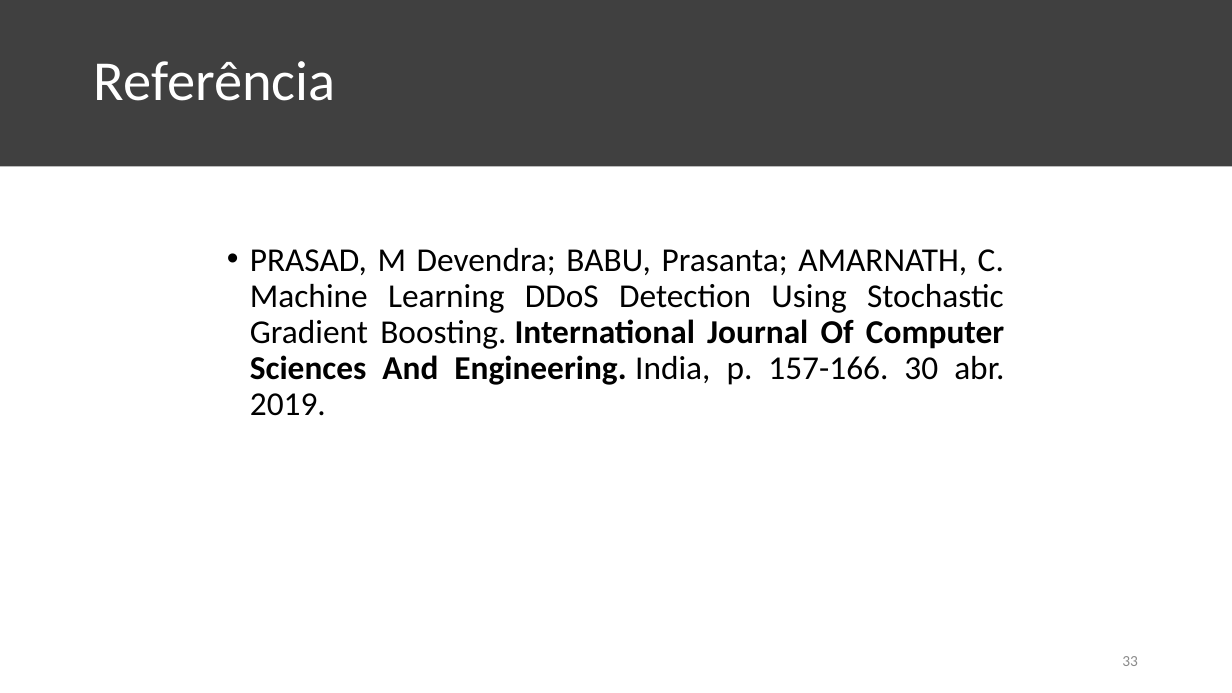
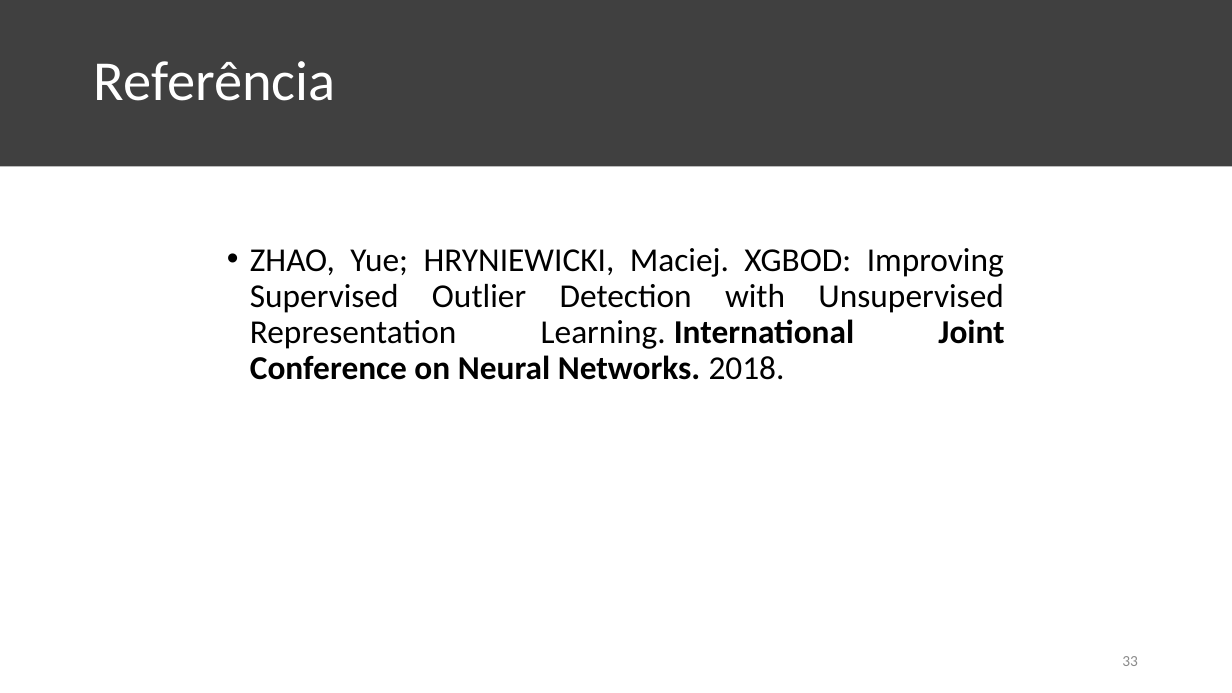
Before and after one commit to KaioAlex/DigitalSecurity, a slide deck: slide 33 of XGBOD-Seminar/XGBOD Seminar.pptx. Drawn at 1232x693 pixels with LibreOffice and Linux fonts; fonts in the diff are those of the drawing. Boxes give left, top, right and bottom in pixels: in the first picture for what was removed or moved away, otherwise in the second. Text is boxed around its words. In the diff, an @@ line names an element or a change of style, - is before the commit and + after.

```diff
--- a/XGBOD-Seminar/XGBOD Seminar.pptx
+++ b/XGBOD-Seminar/XGBOD Seminar.pptx
@@ text at (x1=250, y1=248, x2=1004, y2=380): text changed @@
-• PRASAD, M Devendra; BABU, Prasanta; AMARNATH, C. Machine Learning DDoS Detection Using Stochastic Gradient Boosting. International Journal Of Computer Sciences And Engineering. India, p. 157-166. 30 abr. 2019.
+• ZHAO, Yue; HRYNIEWICKI, Maciej. XGBOD: Improving Supervised Outlier Detection with Unsupervised Representation Learning. International Joint Conference on Neural Networks. 2018.
```
